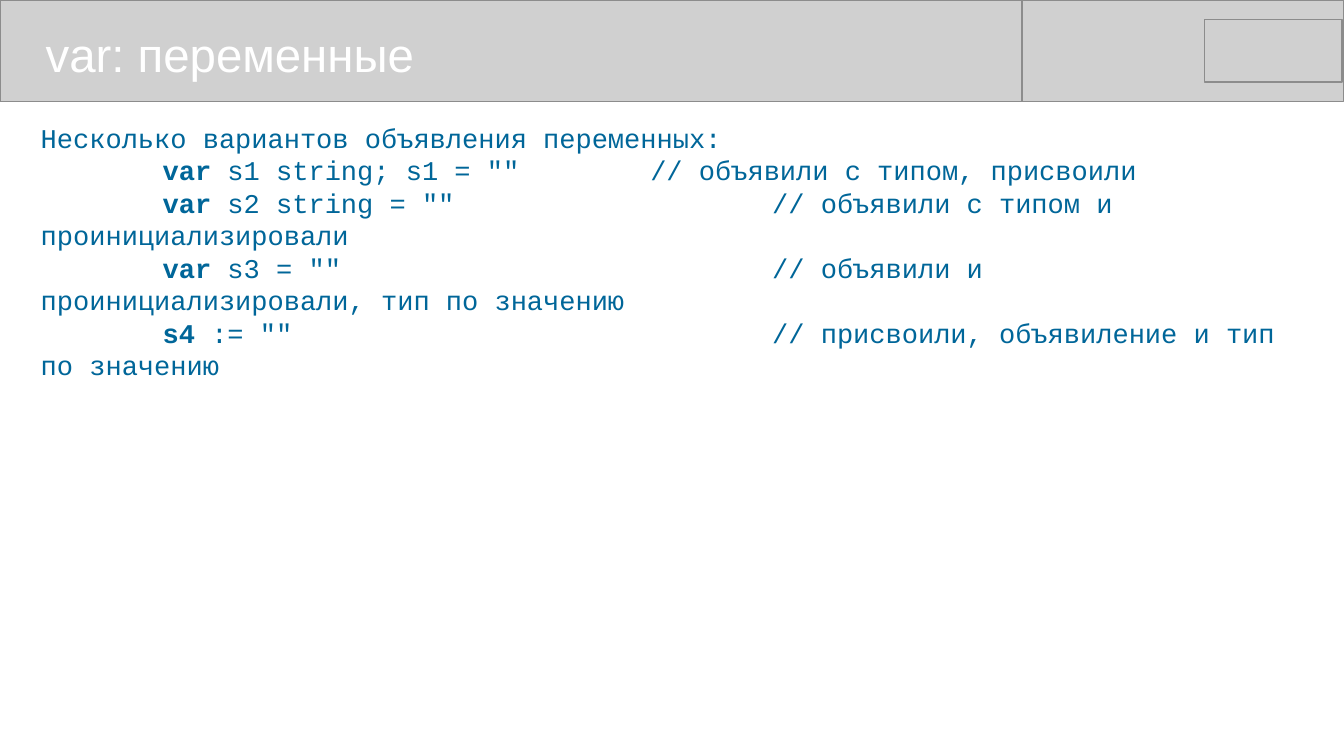
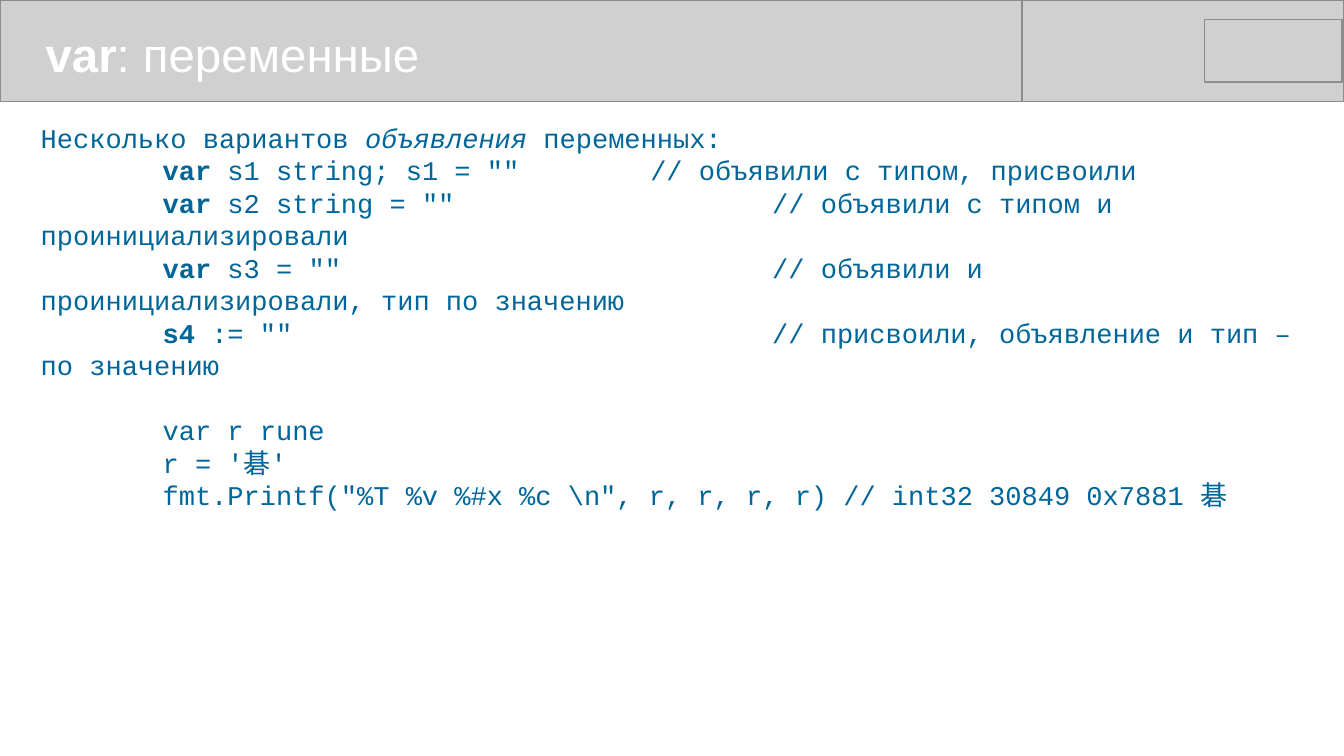
Before and after one commit to mike-shock/Go_language, a slide deck: slide 14 of Go_Intro.odp (slide 12 before the commit). Drawn at 1344x756 pixels with LibreOffice and Linux fonts; fonts in the diff are those of the drawing; grey boxes stand for pictures. Boxes give left, top, right and bottom in pixels: in the first picture for what was removed or moved away, otherwise in the second. Text is boxed around its words. In the diff, an @@ line names an element or a change of style, - is before the commit and + after.

```diff
--- a/Go_Intro.odp
+++ b/Go_Intro.odp
@@ text "var: переменные" at bbox=[46, 47, 419, 81]: bold on in "var:" @@
@@ text at bbox=[41, 129, 721, 154]: italic on in "объявления" @@
@@ text at bbox=[41, 324, 1259, 511]: text changed @@
-s4 := "" // присвоили, объявиление и тип по значению
+s4 := "" // присвоили, объявление и тип – по значению
+var r rune
+r = '碁'
+fmt.Printf("%T %v %#x %c \n", r, r, r, r) // int32 30849 0x7881 碁
```
Also in this commit, not shown: 11 other slides changed, 4 slides added, 1 slide removed.
